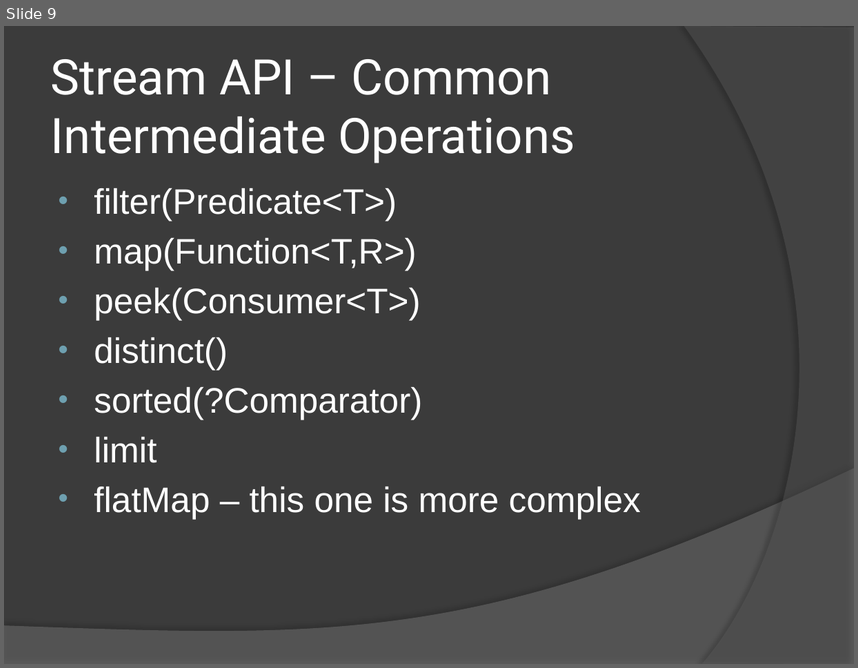
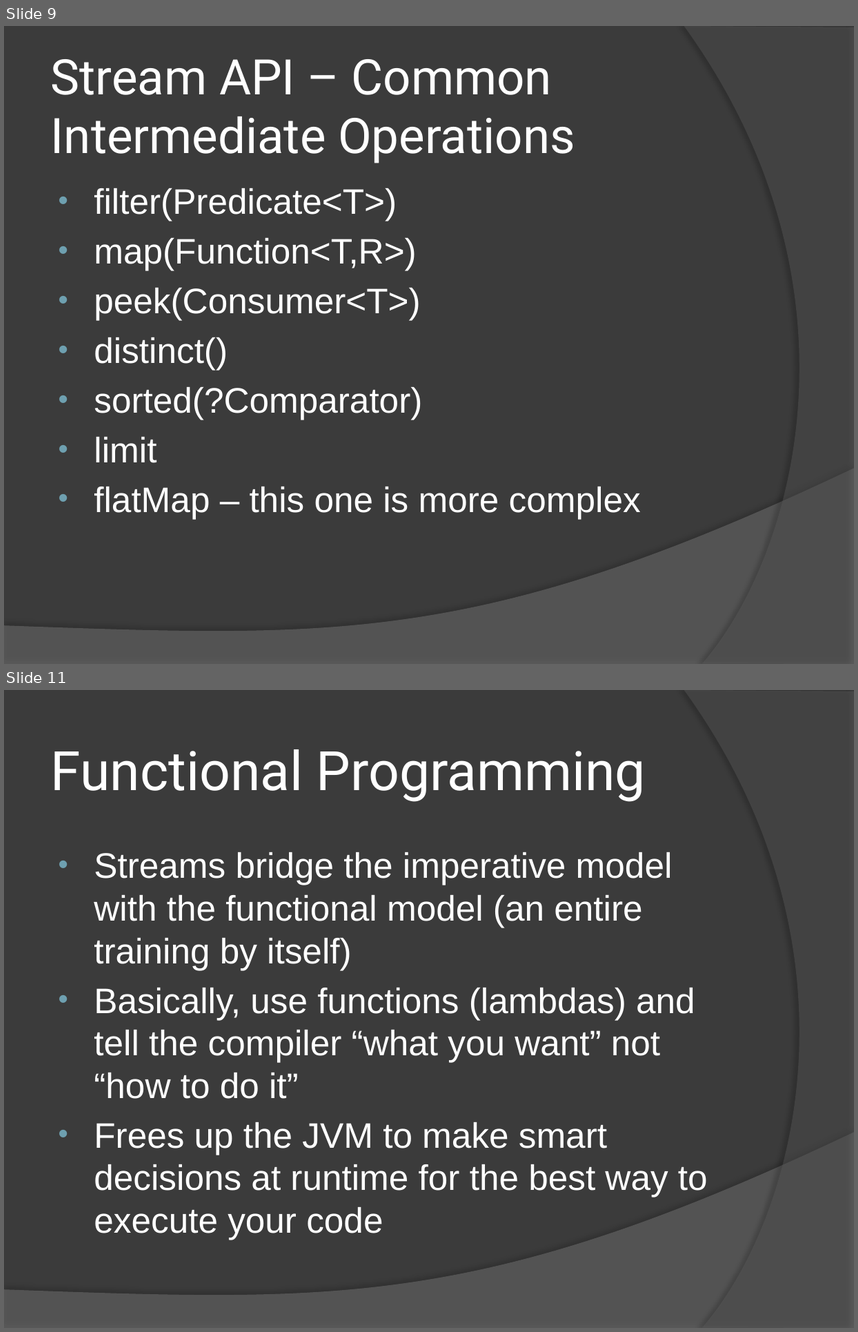
Before and after one commit to jeremymefford/java8-streams-training, a slide deck: java 8 stream training.pptx. Shown one above the other, each under a label of ours: slide 9 before the commit, slides 9 and 11 after it; the slides between them are not shown. The pictures are 858x668 and 858x1332 pixels, drawn with LibreOffice and Linux fonts; fonts in the diff are those of the drawing. Boxes give left, top, right and bottom in pixels: in the first picture for what was removed or moved away, otherwise in the second. Text is boxed around its words. In the diff, an @@ line names an element or a change of style, - is before the commit and + after.

```diff
--- a/java 8 stream training.pptx
+++ b/java 8 stream training.pptx
@@ slide 11 added at [4,690,854,1328], background #3B3B3B; not listed: 2 template elements that a slide beside it also shows @@
@@ title added at [51,749,646,802], 46 pt, text #FFFFFF @@
+Functional Programming
@@ text added at [94,852,708,1239], 30 pt, text #FFFFFF @@
+• Streams bridge the imperative model with the functional model (an entire training by itself)
+• Basically, use functions (lambdas) and tell the compiler “what you want” not “how to do it”
+• Frees up the JVM to make smart decisions at runtime for the best way to execute your code
```
Also in this commit, not shown: 5 other slides added.
